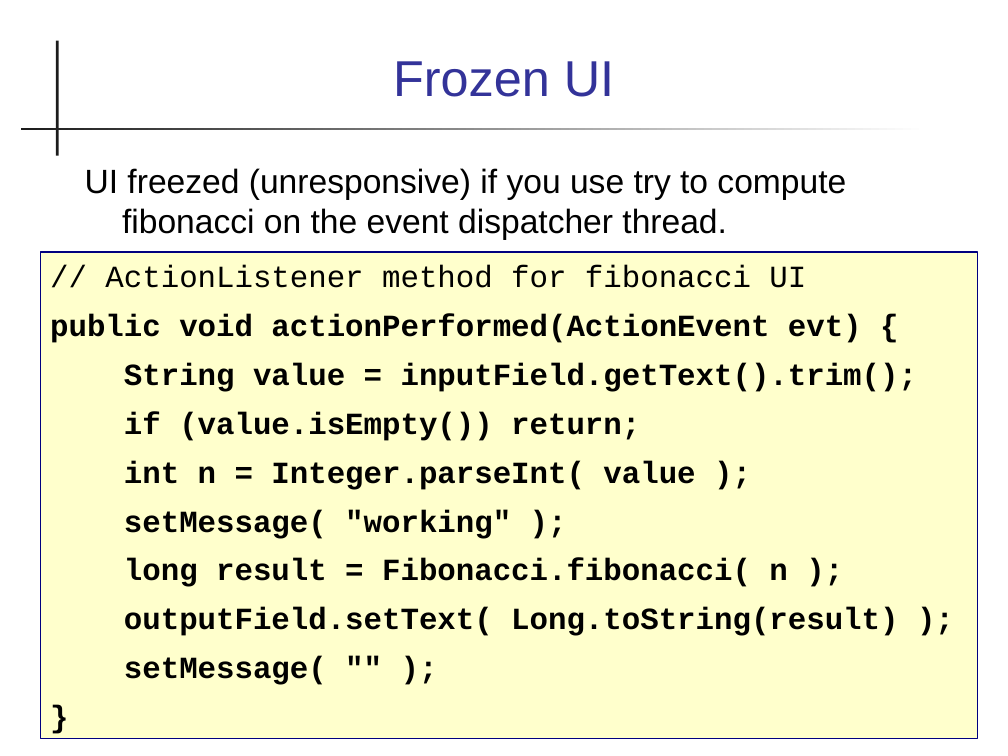
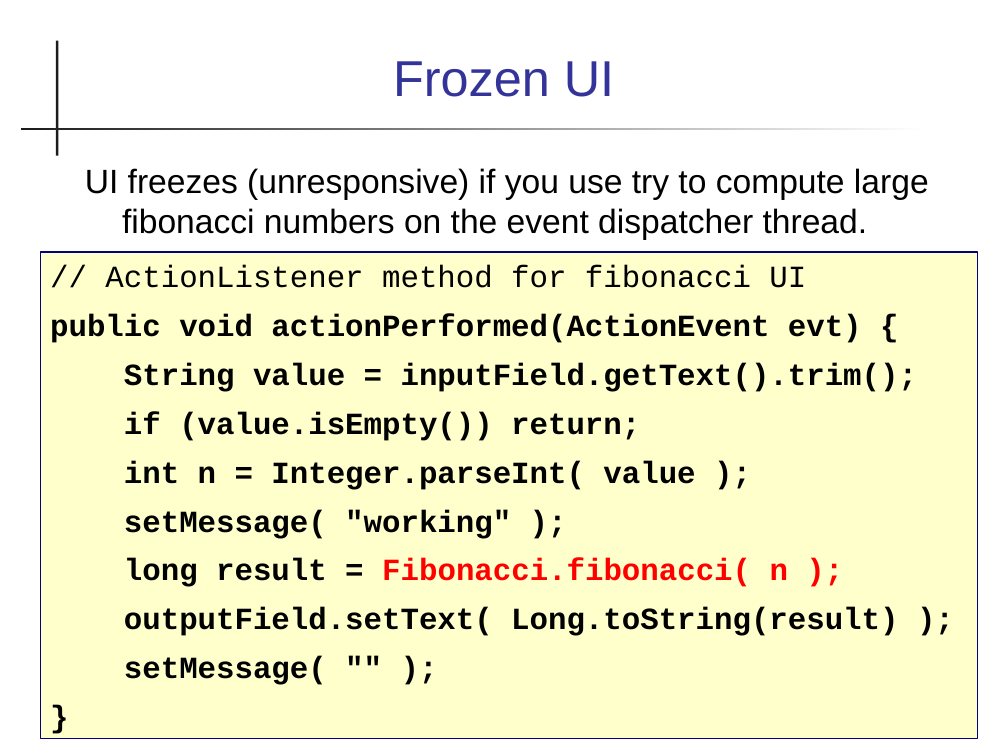
Before and after one commit to skeoop/skeoop.github.io, a slide deck: slide 11 of week12/Threads in Swing.ppt (slide 10 before the commit). Drawn at 1008x756 pixels with LibreOffice and Linux fonts; fonts in the diff are those of the drawing. Boxes give left, top, right and bottom in pixels: in the first picture for what was removed or moved away, otherwise in the second. Text is boxed around its words. In the diff, an @@ line names an element or a change of style, - is before the commit and + after.

```diff
--- a/week12/Threads in Swing.ppt
+++ b/week12/Threads in Swing.ppt
@@ text at <box>85,168,929,240</box>: text changed @@
-UI freezed (unresponsive) if you use try to compute fibonacci on the event dispatcher thread.
+UI freezes (unresponsive) if you use try to compute large fibonacci numbers on the event dispatcher thread.
@@ text in rectangle at <box>124,558,788,587</box>: text colour #000000 to #FF0000 in "Fibonacci.fibonacci( n );" @@
```
Also in this commit, not shown: 2 other slides changed, 3 slides added, 1 other file.
